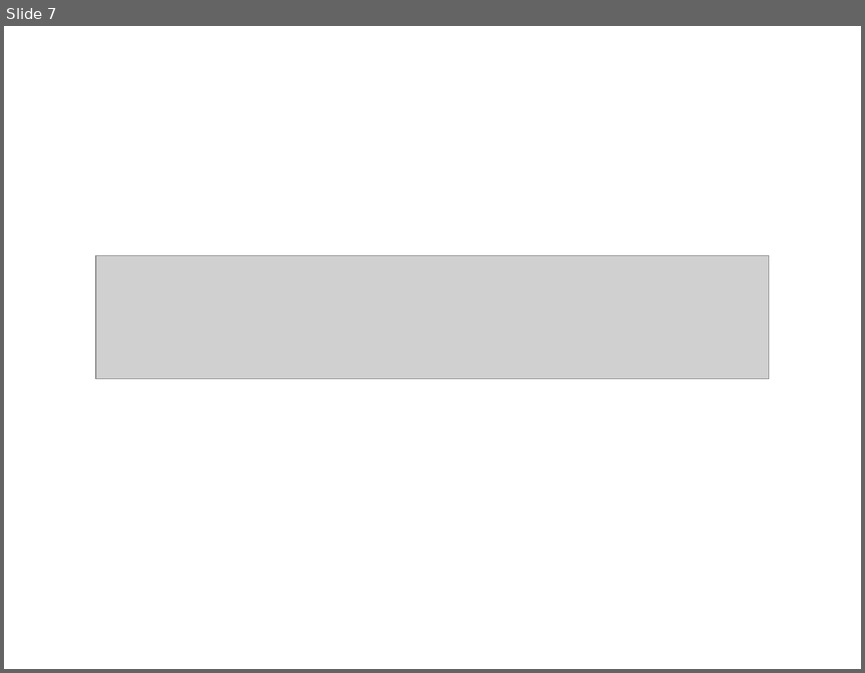
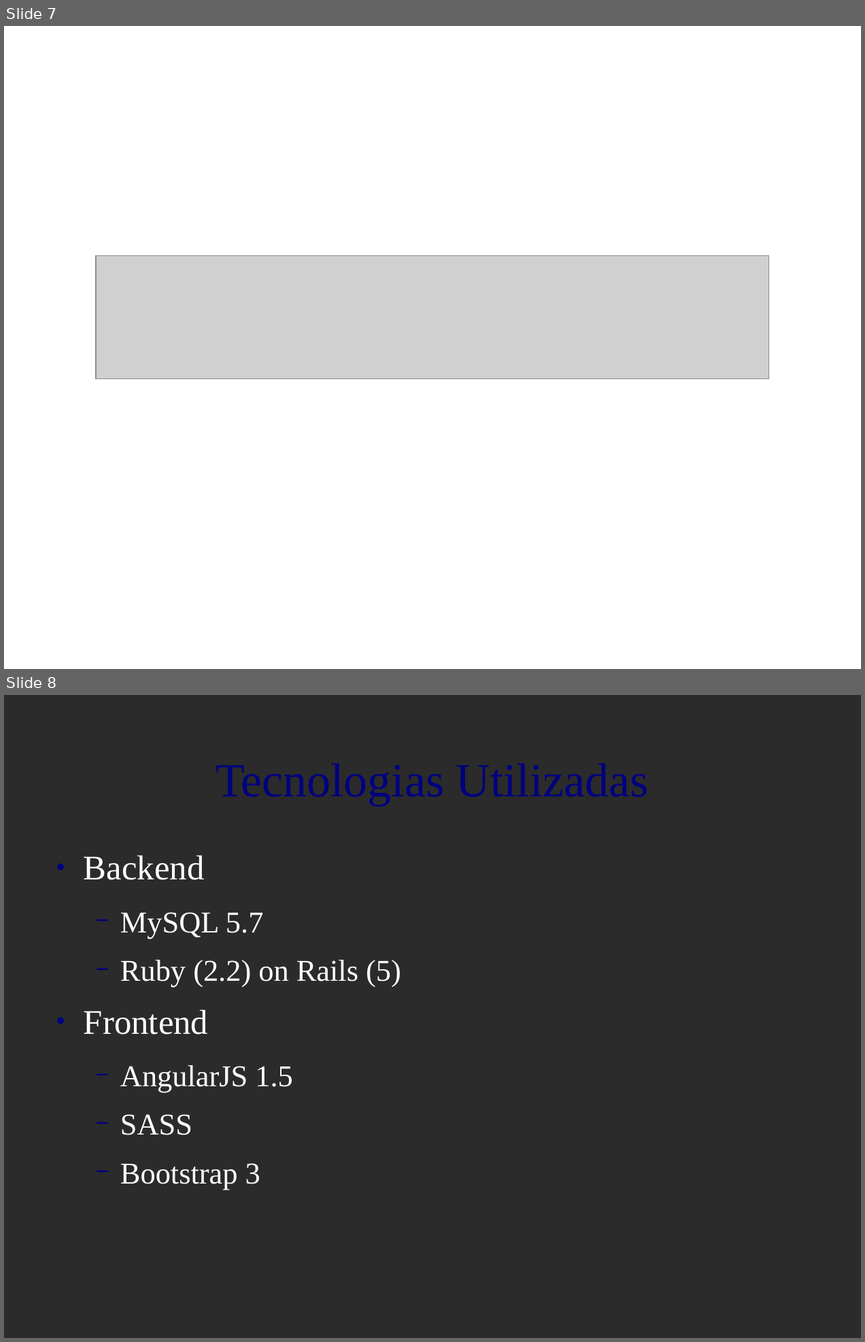
Before and after one commit to billzee/azordens, a slide deck: doc/presentation/presentation.odp. Shown one above the other, each under a label of ours: slide 7 before the commit, slides 7 and 8 after it. The pictures are 865x673 and 865x1342 pixels, drawn with LibreOffice and Linux fonts; fonts in the diff are those of the drawing; grey boxes stand for pictures; background and template pictures are left out; a plain dark background stands for a picture behind light text. Boxes give left, top, right and bottom in pixels: in the first picture for what was removed or moved away, otherwise in the second. Text is boxed around its words. In the diff, an @@ line names an element or a change of style, - is before the commit and + after.

```diff
--- a/doc/presentation/presentation.odp
+++ b/doc/presentation/presentation.odp
@@ slide 8 added at (4, 695, 861, 1338), background picture (left out) @@
@@ title added at (47, 724, 818, 831), 44 pt, text #000080 @@
+Tecnologias Utilizadas
@@ text added at (84, 855, 401, 1189), 28 pt, text #FFFFFF @@
+● Backend
+  − MySQL 5.7
+  − Ruby (2.2) on Rails (5)
+● Frontend
+  − AngularJS 1.5
+  − SASS
+  − Bootstrap 3
```
Also in this commit, not shown: 2 slides changed, 5 other files.
